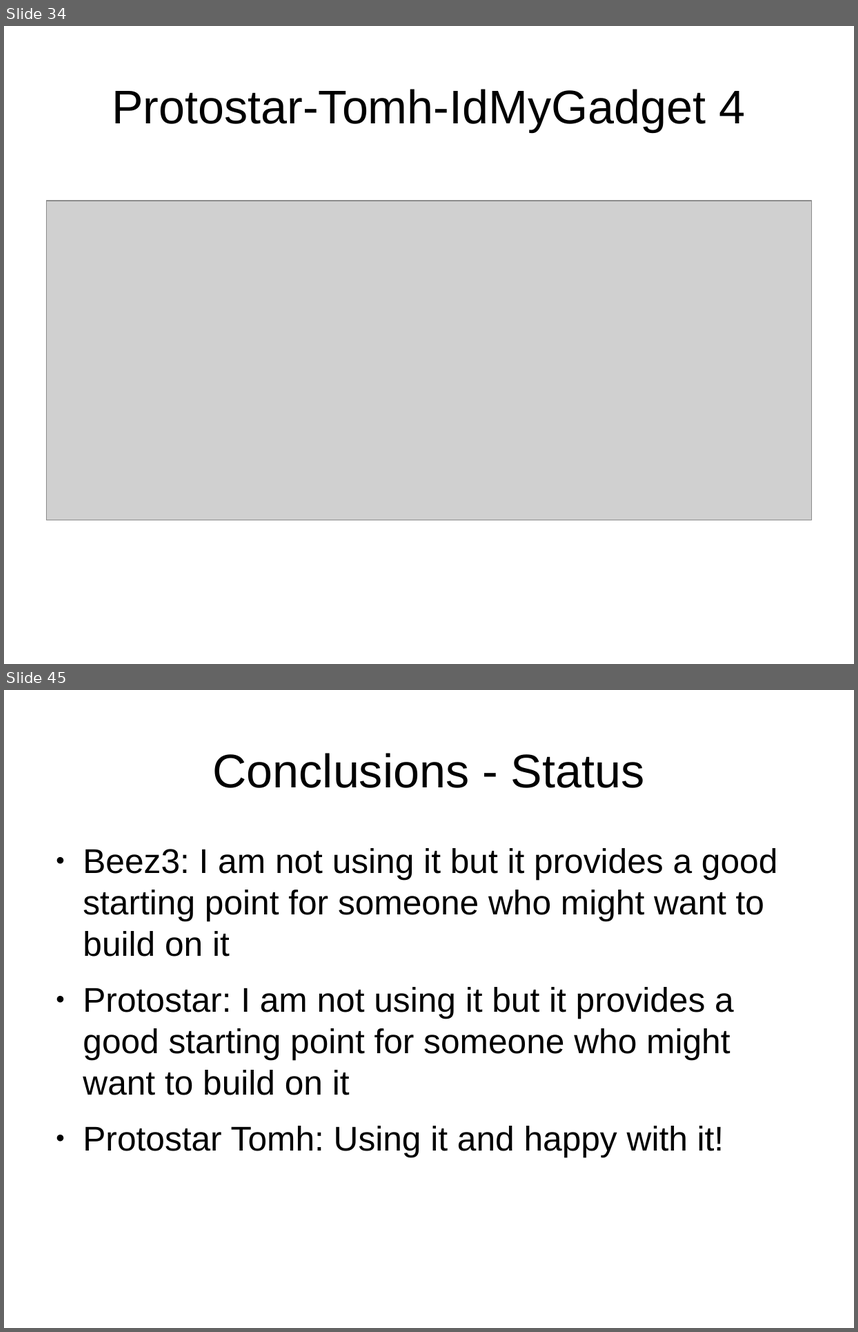
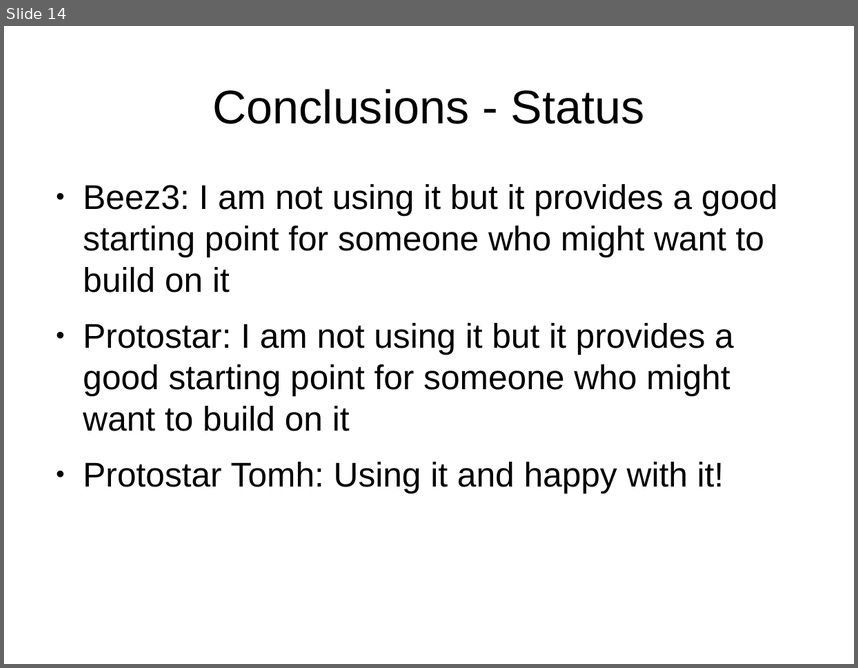
Before and after one commit to tomwhartung/jmws_accoutrements, a slide deck: presentations/2016_04-AWD_in_PHP_CMSes/AWD_in_PHP_CMSes-slides.odp. Shown one above the other, each under a label of ours: slides 34 and 45 before the commit, slide 14 after it; the slides between them are not shown. The pictures are 858x1332 and 858x668 pixels, drawn with LibreOffice and Linux fonts; fonts in the diff are those of the drawing; grey boxes stand for pictures. Boxes give left, top, right and bottom in pixels: in the first picture for what was removed or moved away, otherwise in the second. Text is boxed around its words. In the diff, an @@ line names an element or a change of style, - is before the commit and + after.

```diff
--- a/presentations/2016_04-AWD_in_PHP_CMSes/AWD_in_PHP_CMSes-slides.odp
+++ b/presentations/2016_04-AWD_in_PHP_CMSes/AWD_in_PHP_CMSes-slides.odp
@@ slide 34 removed at <box>4,26,854,664</box>, background #FFFFFF @@
@@ title removed at <box>112,89,745,132</box> @@
-Protostar-Tomh-IdMyGadget 4
@@ picture removed at <box>46,201,812,519</box> @@
@@ what was slide 45 is now slide 14 @@
```
Also in this commit, not shown: 1 slide changed, 33 other slides removed.
